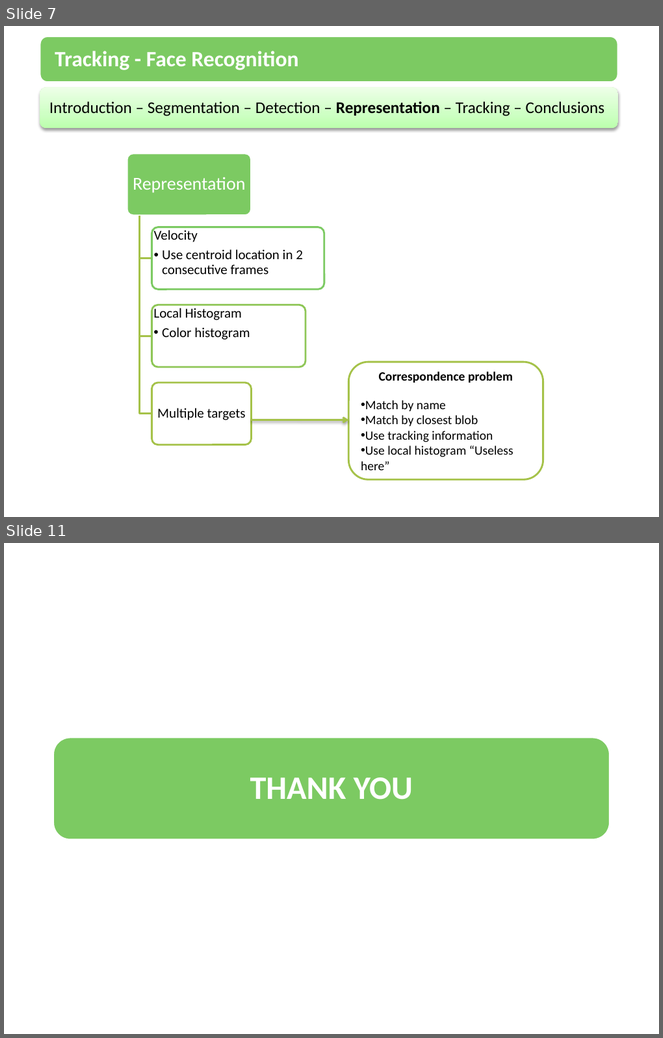
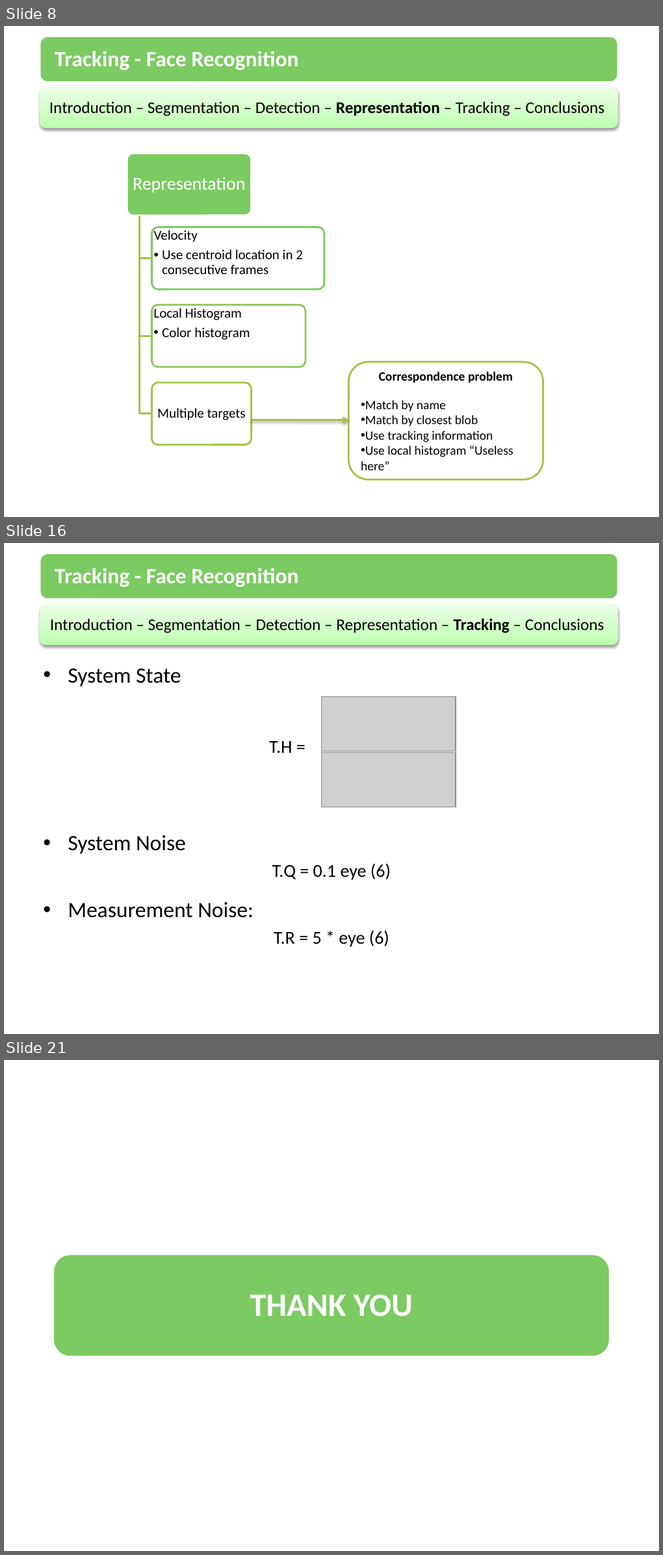
Before and after one commit to amounir86/mcvai-tracking, a slide deck: trunk/Presentation/Tracking.pptx. Shown one above the other, each under a label of ours: slides 7 and 11 before the commit, slides 8, 16 and 21 after it; the slides between them are not shown. The pictures are 663x1038 and 663x1555 pixels, drawn with LibreOffice and Linux fonts; fonts in the diff are those of the drawing; grey boxes stand for pictures. Boxes give left, top, right and bottom in pixels: in the first picture for what was removed or moved away, otherwise in the second. Text is boxed around its words. In the diff, an @@ line names an element or a change of style, - is before the commit and + after.

```diff
--- a/trunk/Presentation/Tracking.pptx
+++ b/trunk/Presentation/Tracking.pptx
@@ slide 16 added at (x1=4, y1=543, x2=659, y2=1034), background #FFFFFF @@
@@ rounded rectangle added at (x1=40, y1=553, x2=619, y2=600), fill #7CCA62, outline #FFFFFF 2 pt @@
@@ text added at (x1=55, y1=568, x2=298, y2=587), 24 pt, text #FFFFFF, bold @@
+Tracking - Face Recognition
@@ rounded rectangle added at (x1=40, y1=605, x2=619, y2=646), fill gradient #BCFFAD to #CFFFC5 to #ECFFE9 @@
@@ text added at (x1=50, y1=618, x2=605, y2=633), 18 pt, text #000000 @@
+Introduction – Segmentation – Detection – Representation – Tracking – Conclusions
@@ text added at (x1=68, y1=668, x2=391, y2=947), 24 pt, text #000000 @@
+• System State
+  T.H =
+• System Noise
+T.Q = 0.1 eye (6)
+• Measurement Noise:
+T.R = 5 * eye (6)
@@ picture added at (x1=321, y1=696, x2=456, y2=751) @@
@@ picture added at (x1=321, y1=753, x2=456, y2=807) @@
@@ what was slide 7 is now slide 8 @@
@@ what was slide 11 is now slide 21 @@
```
Also in this commit, not shown: 3 slides changed, 10 other slides added, 1 slide removed.
